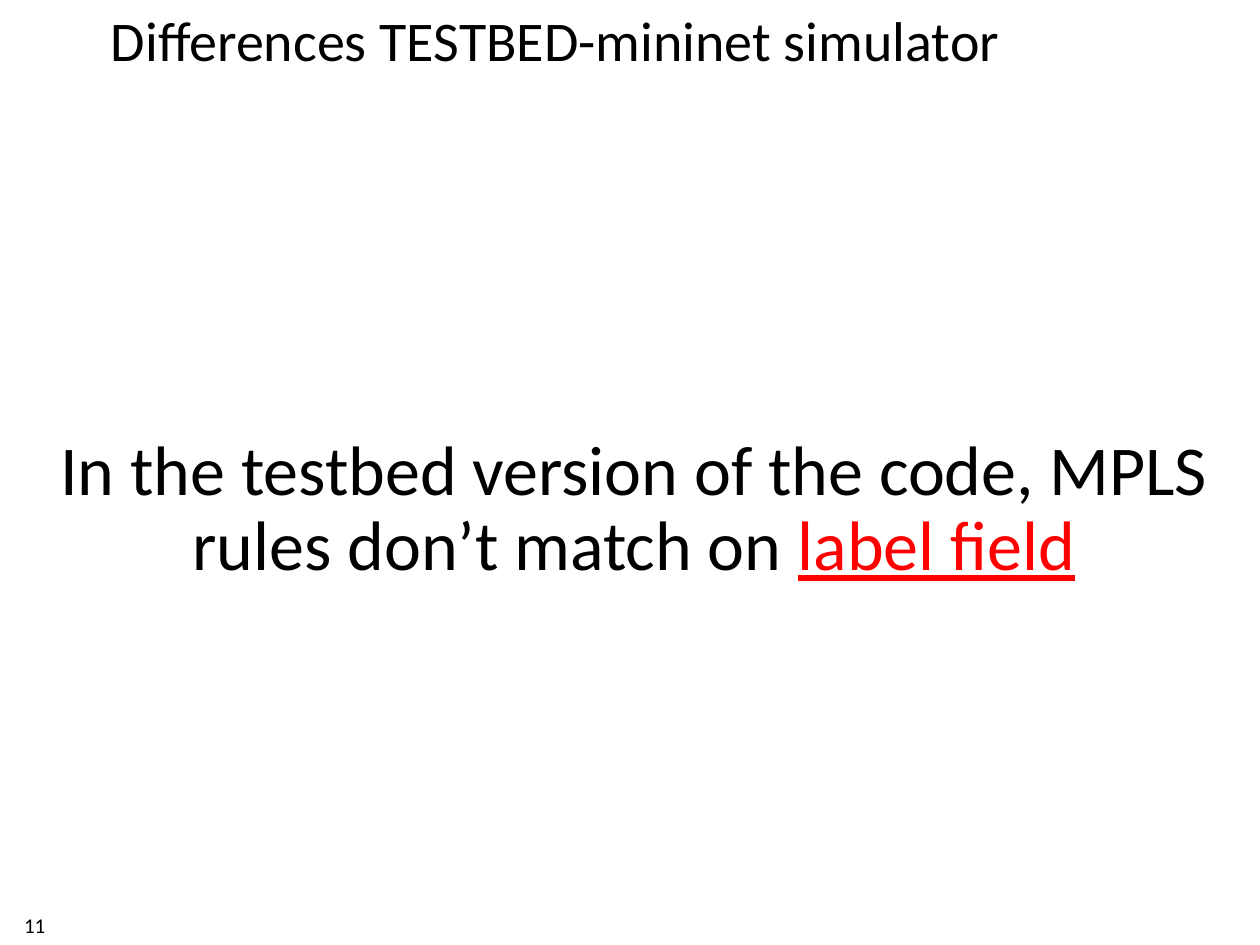
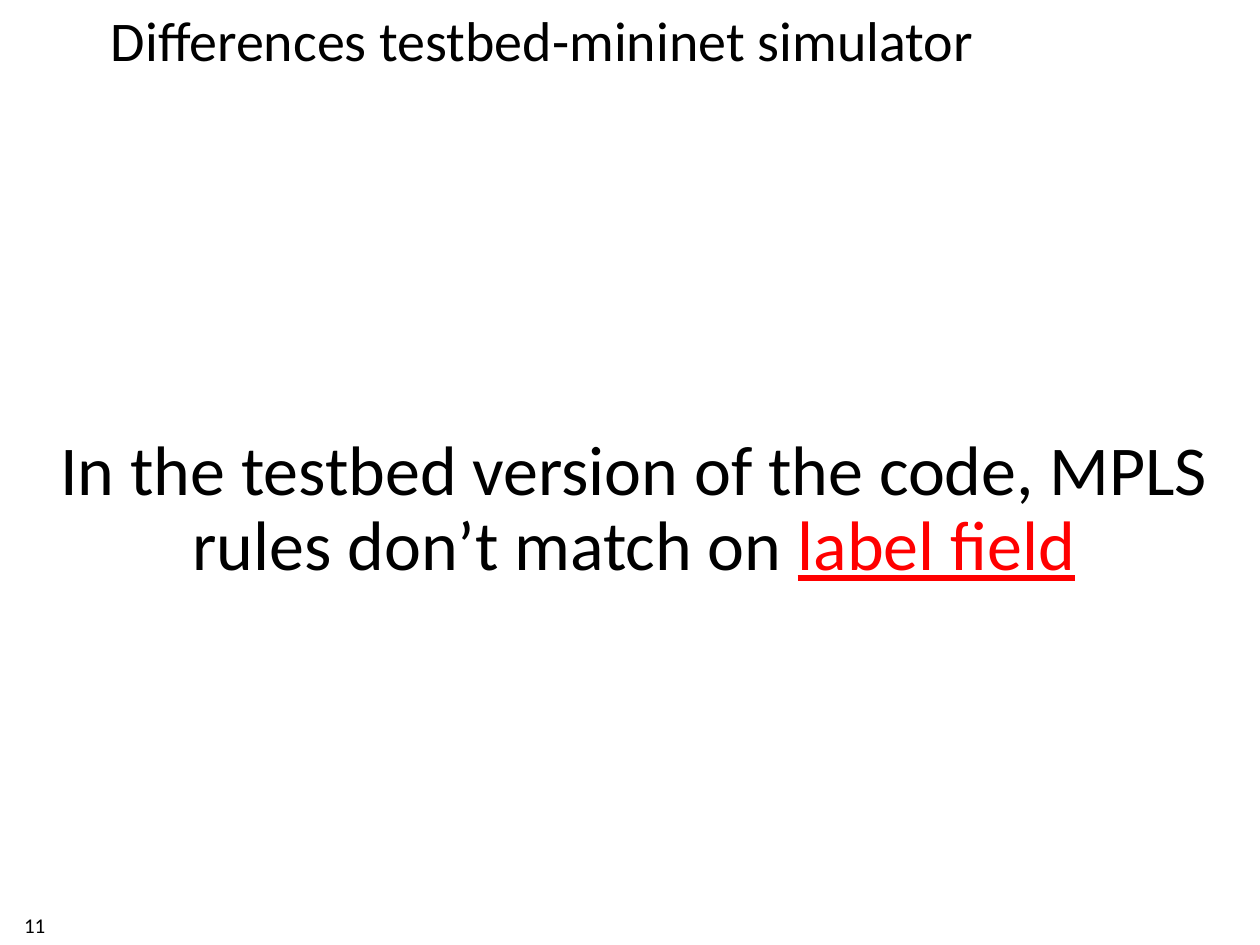
Before and after one commit to xdl907/switching-and-routing-project, a slide deck: slide 11 of template_project_exam__1_.pptx. Drawn at 1260x945 pixels with LibreOffice and Linux fonts; fonts in the diff are those of the drawing; background and template pictures are left out. Boxes give left, top, right and bottom in pixels: in the first picture for what was removed or moved away, otherwise in the second. Text is boxed around its words. In the diff, an @@ line names an element or a change of style, - is before the commit and + after.

```diff
--- a/template_project_exam__1_.pptx
+++ b/template_project_exam__1_.pptx
@@ title at (111, 22, 973, 62): text changed @@
-Differences TESTBED-mininet simulator
+Differences testbed-mininet simulator
```
Also in this commit, not shown: 4 other slides changed, 2 slides removed.
